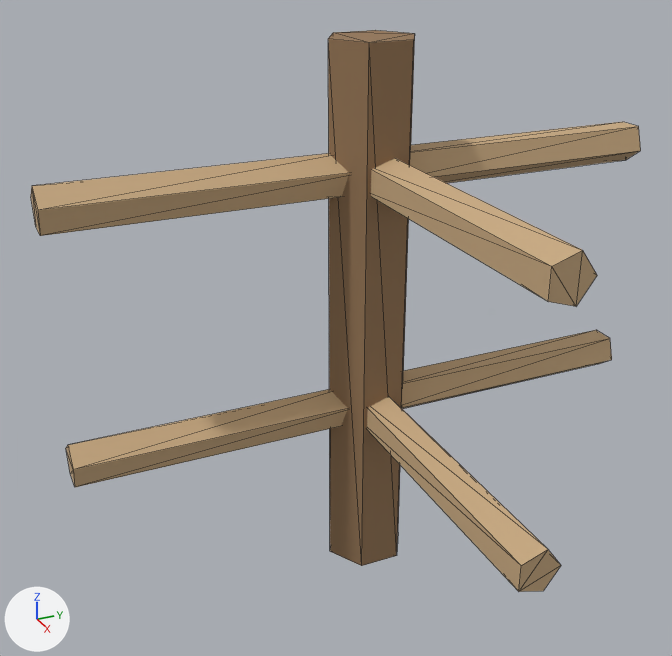
Before and after pictures for a commit that changed the glTF model assets/3d/models/pen_fence_07.glb.
One viewpoint serves both versions: a camera (50 mm lens) standing at (1.262, -0.626, 1.077) and looking at (0.128, -0.116, 0.51). The lights are fixed; the arrows at lower left show +X, +Y and +Z. The picture after the commit comes second. Mesh edges are drawn as thin lines. Vertices at exactly the same position are counted once.

Objects in the first picture: 'pen_fence_07'.
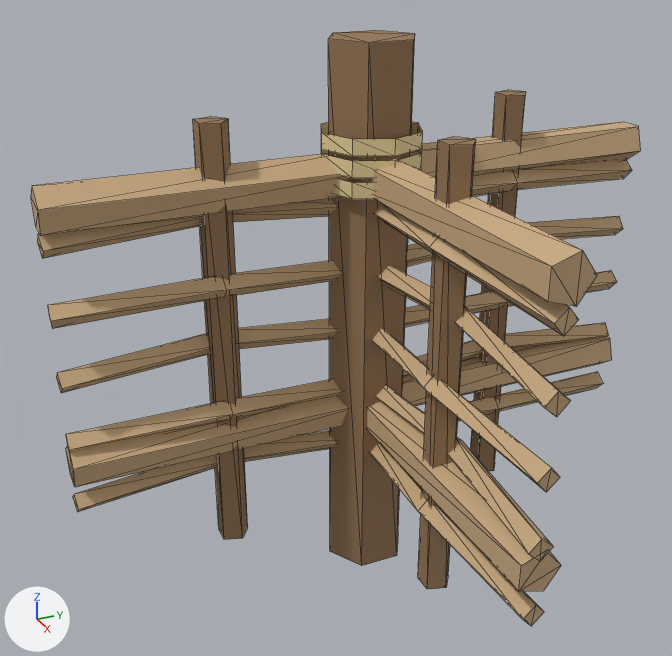
What differs and where, as boxes [x1, y1, x2, y2] in the pictures (672 x 656 px):
'pen_fence_07', reshaped (6% taller): before [31, 30, 641, 592]; after [31, 30, 641, 626]
part 1 of me_pen_fence_07, added (brown): after [470, 90, 526, 471]
part 2 of me_pen_fence_07, added (brown): after [418, 137, 475, 589]
part 3 of me_pen_fence_07, added (brown): after [193, 116, 248, 539]
part 4 of me_pen_fence_07, added (beige): after [37, 122, 632, 626]

What the commit changed:
Material 'thatch' (mat_thatch) is new.
Its base color is (0.78, 0.64, 0.33) (beige #e5d19b).
Its roughness is 0.85.
me_pen_fence_07 is used by ob_pen_fence_07; location (0.0, 0.0, 0.0).
me_pen_fence_07 had 72 vertices, 116 faces and spanned x -0.061..0.5, y -0.5..0.5, z 0.0..0.9.
me_pen_fence_07 now has 330 vertices, 512 faces and spans x -0.081..0.501, y -0.501..0.501, z 0.0..0.9.
me_pen_fence_07 part 1: a new loose piece, a 5-sided cylinder along z spanning x -0.025..0.025, y 0.229..0.276, z 0.1..0.8, in mat_trunk (brown #957655).
me_pen_fence_07 part 2: a new loose piece, a 5-sided cylinder along z spanning x 0.225..0.275, y -0.021..0.026, z 0.1..0.8, in mat_trunk (brown #957655).
me_pen_fence_07 part 3: a new loose piece, a 5-sided cylinder along z spanning x -0.025..0.025, y -0.271..-0.224, z 0.1..0.8, in mat_trunk (brown #957655).
me_pen_fence_07 part 4: 228 vertices added at x -0.081..0.501, y -0.501..0.501, z 0.212..0.767.
me_pen_fence_07 gains material mat_thatch (beige #e5d19b).
